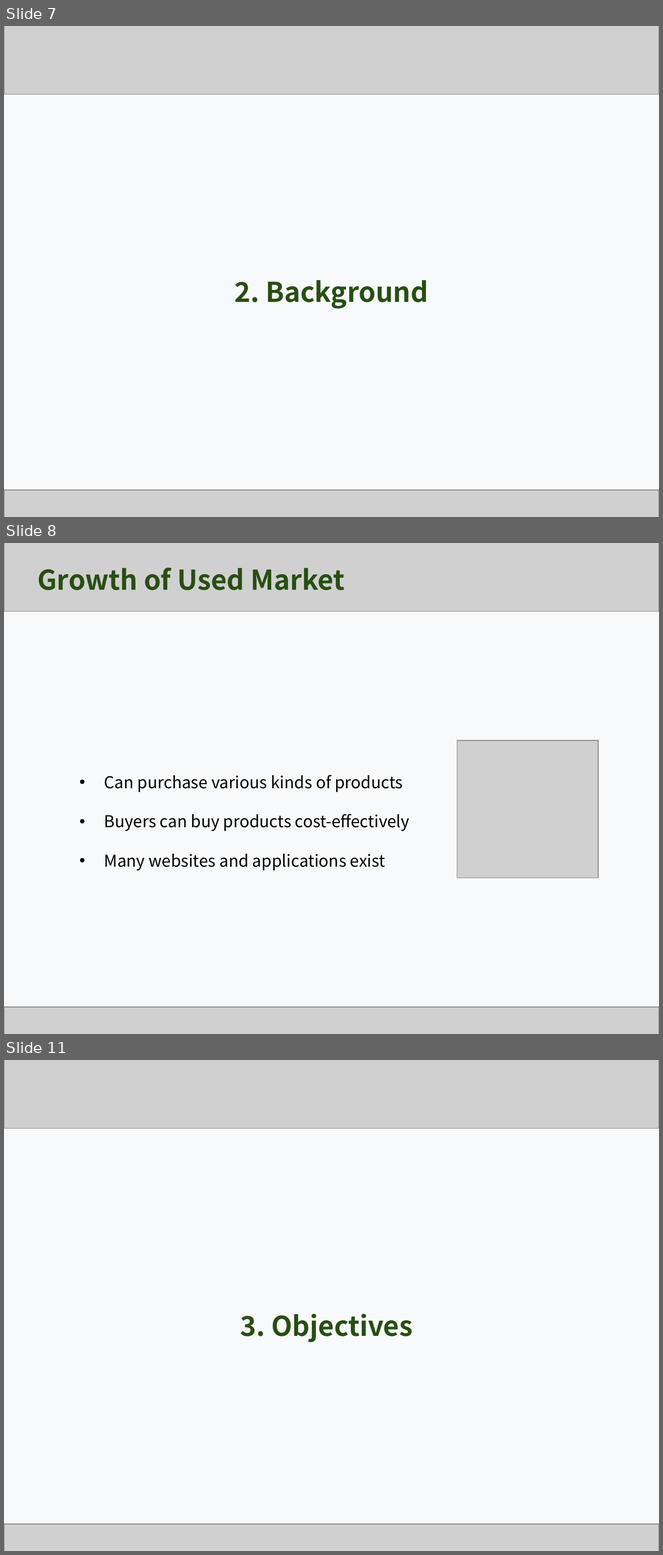
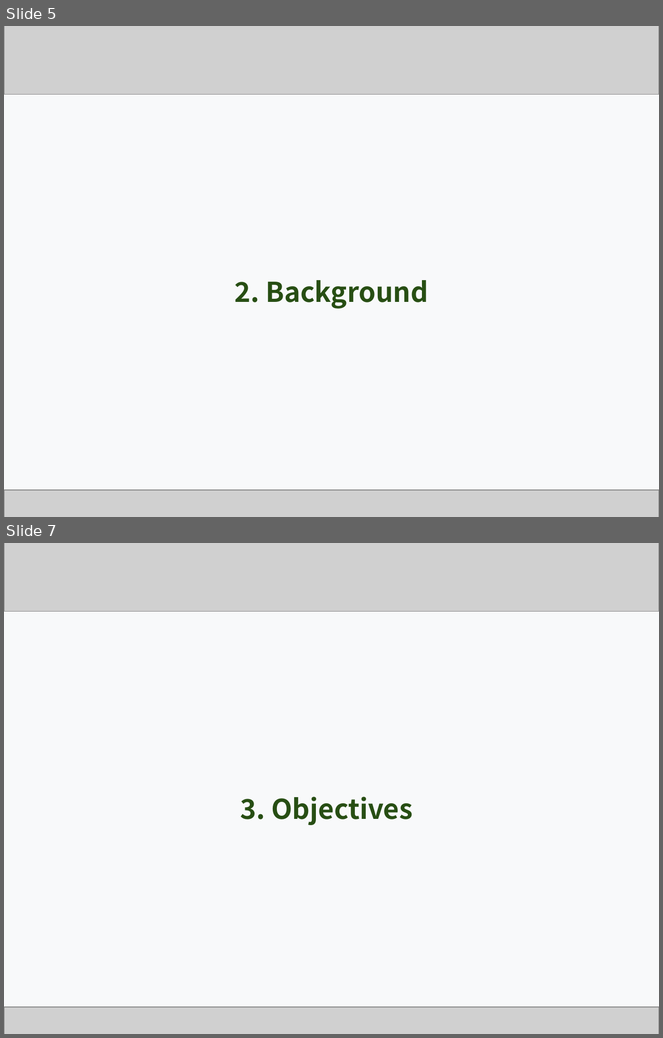
Before and after one commit to Team-GoNaMi/Docs, a slide deck: PPT/Team1_Presentation Material_3rd Week.pptx. Shown one above the other, each under a label of ours: slides 7, 8 and 11 before the commit, slides 5 and 7 after it; the slides between them are not shown. The pictures are 663x1555 and 663x1038 pixels, drawn with LibreOffice and Linux fonts; fonts in the diff are those of the drawing; grey boxes stand for pictures. Boxes give left, top, right and bottom in pixels: in the first picture for what was removed or moved away, otherwise in the second. Text is boxed around its words. In the diff, an @@ line names an element or a change of style, - is before the commit and + after.

```diff
--- a/PPT/Team1_Presentation Material_3rd Week.pptx
+++ b/PPT/Team1_Presentation Material_3rd Week.pptx
@@ slide 8 removed at [4, 543, 659, 1034], background #F8F9FA @@
@@ picture removed at [4, 543, 659, 572] @@
@@ picture removed at [4, 543, 659, 611] @@
@@ text removed at [37, 567, 345, 590] @@
-Growth of Used Market
@@ picture removed at [457, 741, 599, 878] @@
@@ text removed at [104, 775, 410, 871] @@
-• Can purchase various kinds of products
-• Buyers can buy products cost-effectively
-• Many websites and applications exist
@@ picture removed at [4, 1007, 659, 1034] @@
@@ what was slide 7 is now slide 5 @@
@@ what was slide 11 is now slide 7 @@
```
Also in this commit, not shown: 6 slides changed, 9 slides added, 9 other slides removed, 2 other files.
